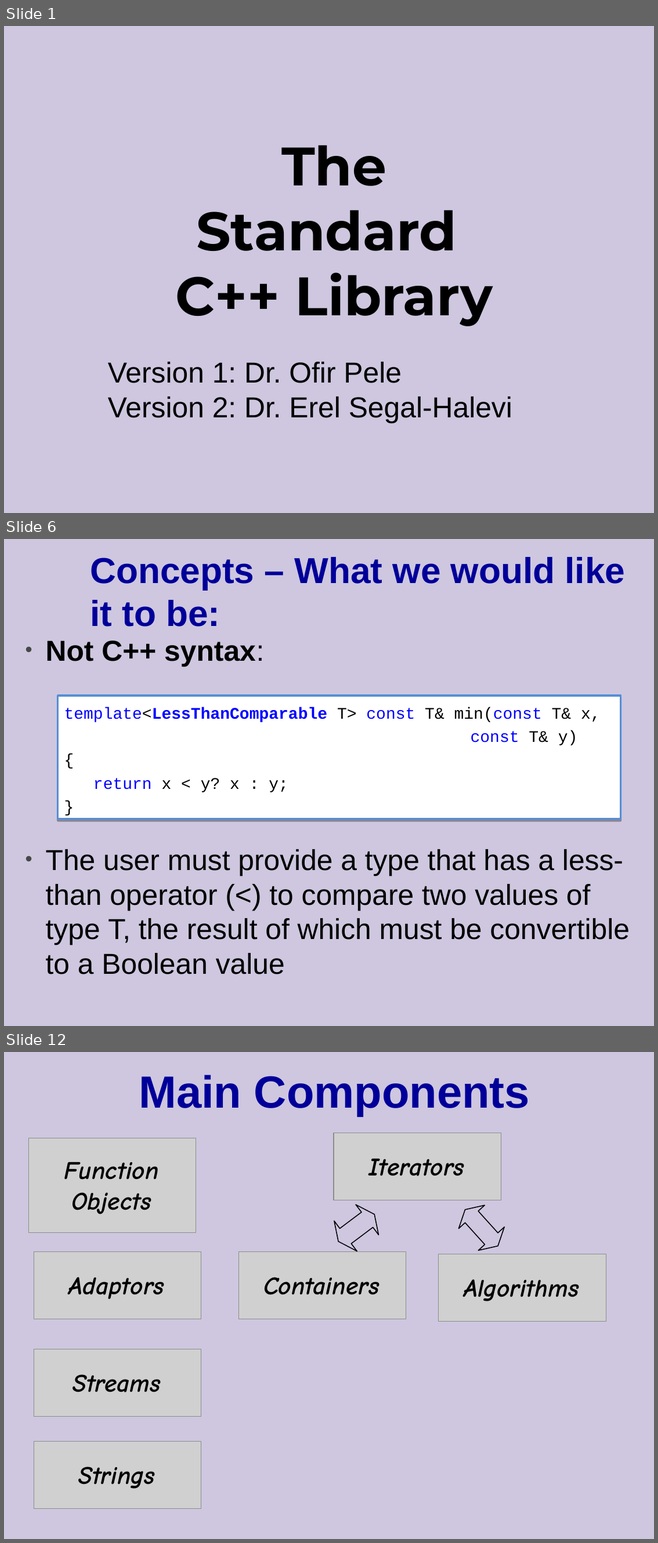
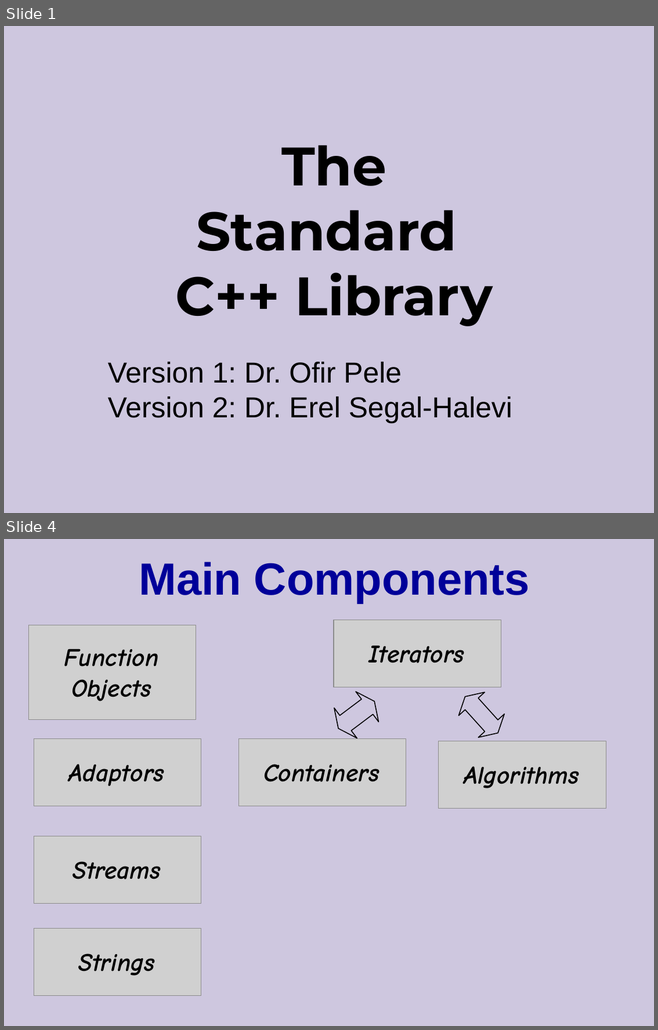
Before and after one commit to cpp-at-ariel/cpp-5779, a slide deck: 10-stl-containers/slides.odp. Shown one above the other, each under a label of ours: slides 1, 6 and 12 before the commit, slides 1 and 4 after it; the slides between them are not shown. The pictures are 658x1543 and 658x1030 pixels, drawn with LibreOffice and Linux fonts; fonts in the diff are those of the drawing; grey boxes stand for pictures. Boxes give left, top, right and bottom in pixels: in the first picture for what was removed or moved away, otherwise in the second. Text is boxed around its words. In the diff, an @@ line names an element or a change of style, - is before the commit and + after.

```diff
--- a/10-stl-containers/slides.odp
+++ b/10-stl-containers/slides.odp
@@ slide 6 removed at (x1=4, y1=539, x2=654, y2=1026), background #CEC7DF @@
@@ title removed at (x1=90, y1=557, x2=625, y2=627) @@
-Concepts – What we would like it to be:
@@ text removed at (x1=46, y1=641, x2=629, y2=975) @@
-• Not C++ syntax:
-• The user must provide a type that has a less-than operator (<) to compare two values of type T, the result of which must be convertible to a Boolean value
@@ rectangle removed at (x1=58, y1=696, x2=621, y2=819) @@
-template<LessThanComparable T> const T& min(const T& x,
-const T& y)
-{
-return x < y? x : y;
-}
@@ what was slide 12 is now slide 4 @@
```
Also in this commit, not shown: 3 slides changed, 12 other slides removed, 2 other files.
